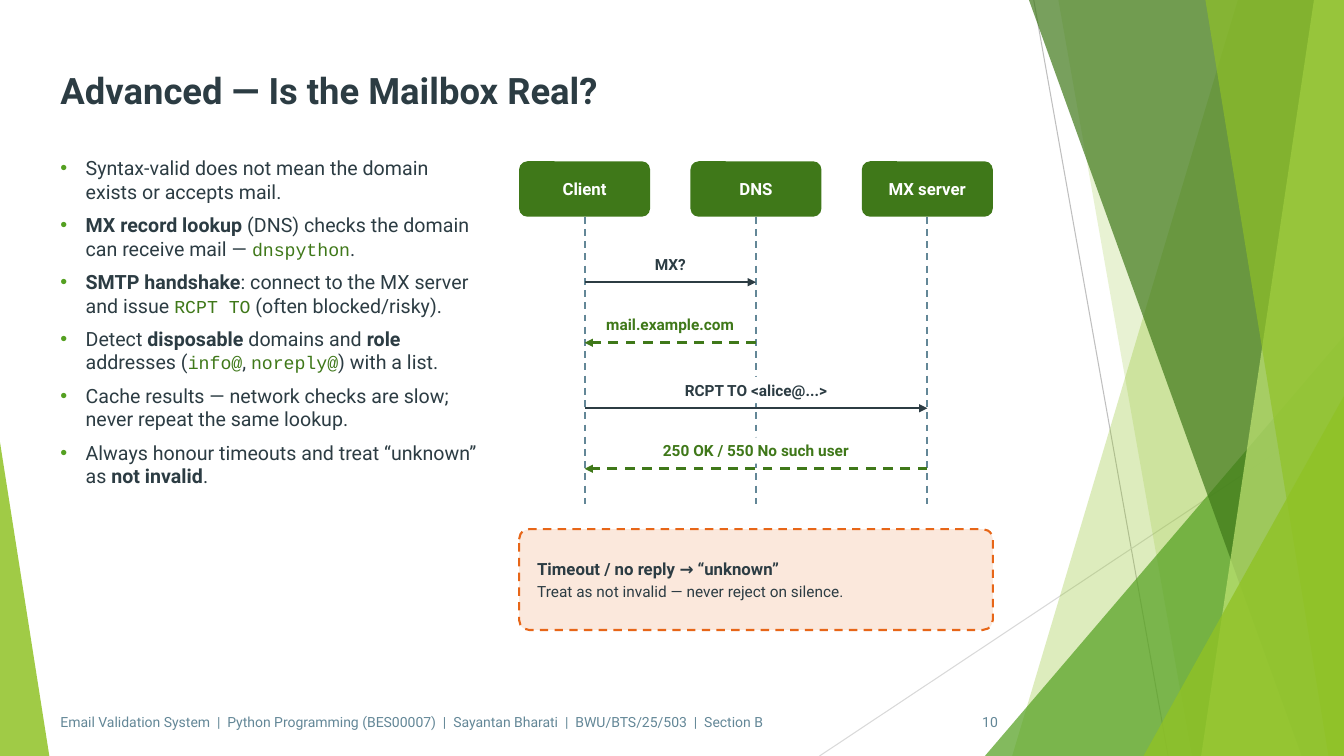
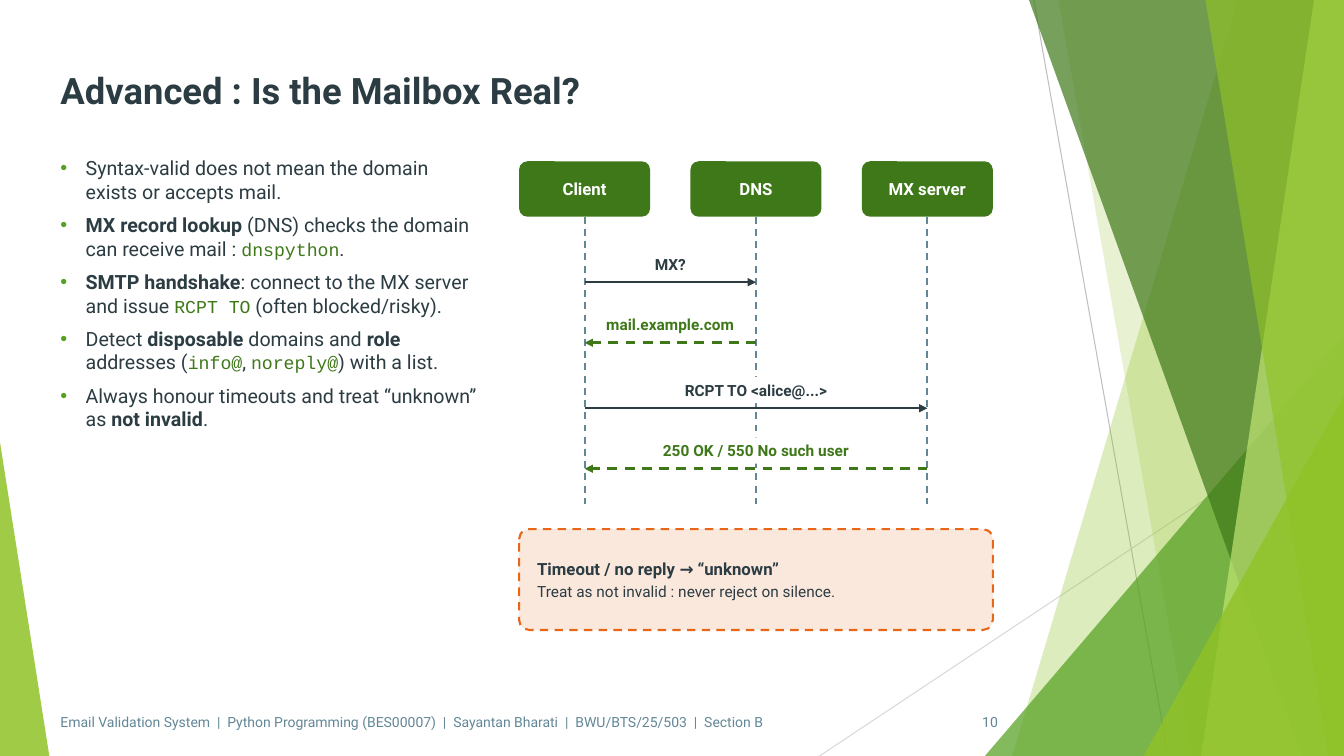
Before and after one commit to Sayantan-B-dev/SM_BtechSyllabusBWU, a slide deck: slide 10 of 3rdSem/Assignments/pptx/python/PPT_BES00007_Python_Sayantan_Bharati.pptx. Drawn at 1344x756 pixels with LibreOffice and Linux fonts; fonts in the diff are those of the drawing; background and template pictures are left out. Boxes give left, top, right and bottom in pixels: in the first picture for what was removed or moved away, otherwise in the second. Text is boxed around its words. In the diff, an @@ line names an element or a change of style, - is before the commit and + after.

```diff
--- a/3rdSem/Assignments/pptx/python/PPT_BES00007_Python_Sayantan_Bharati.pptx
+++ b/3rdSem/Assignments/pptx/python/PPT_BES00007_Python_Sayantan_Bharati.pptx
@@ text at (x1=60, y1=76, x2=580, y2=105): text changed @@
-Advanced — Is the Mailbox Real?
+Advanced : Is the Mailbox Real?
@@ text at (x1=86, y1=216, x2=469, y2=260): text changed @@
-• MX record lookup (DNS) checks the domain can receive mail — dnspython.
+• MX record lookup (DNS) checks the domain can receive mail : dnspython.
@@ text at (x1=86, y1=388, x2=449, y2=430): paragraph removed @@
-• Cache results — network checks are slow; never repeat the same lookup.
@@ text in rounded rectangle at (x1=537, y1=585, x2=835, y2=601): text changed @@
-Treat as not invalid — never reject on silence.
+Treat as not invalid : never reject on silence.
```
Also in this commit, not shown: 11 other slides changed, 1 other file.
